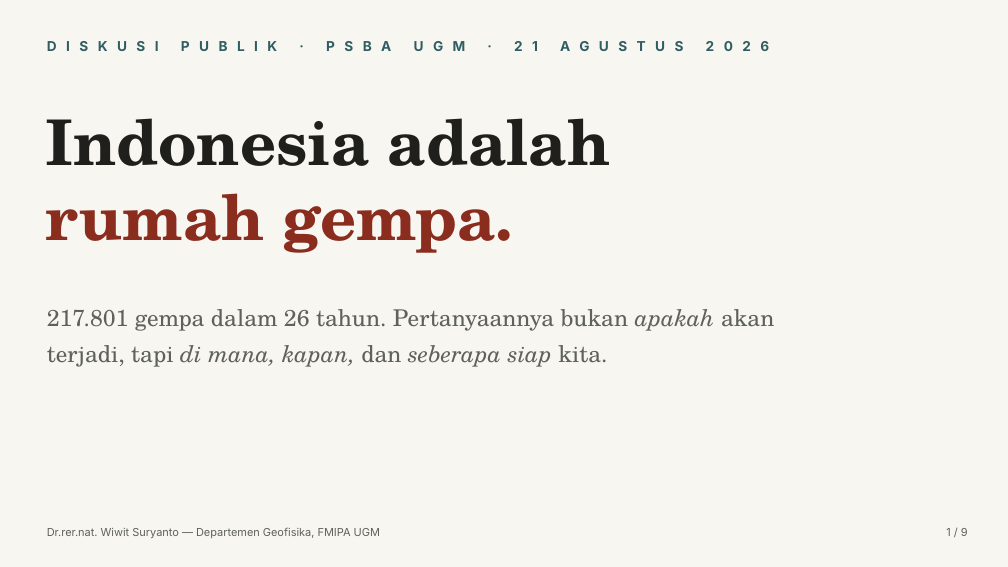
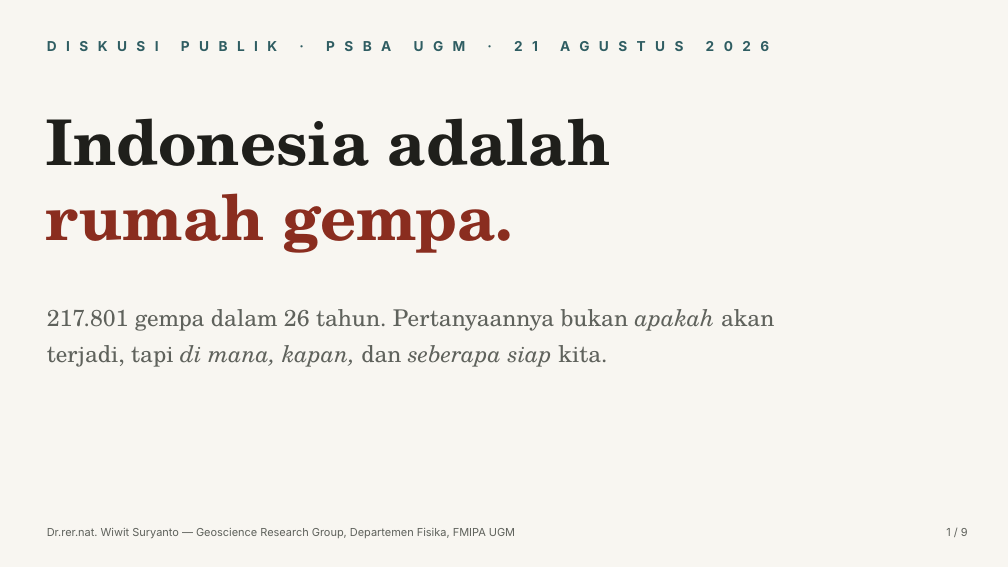
Before and after one commit to maswiet/maswiet.github.io, a slide deck: slide 1 of .design/design-system/elegant-minimalist/outputs/talk-flores-2026/Diskusi_Publik_Gempa_Flores_2026_Wiwit_Suryanto.pptx. Drawn at 1008x567 pixels with LibreOffice and Linux fonts; fonts in the diff are those of the drawing. Boxes give left, top, right and bottom in pixels: in the first picture for what was removed or moved away, otherwise in the second. Text is boxed around its words. In the diff, an @@ line names an element or a change of style, - is before the commit and + after.

```diff
--- a/.design/design-system/elegant-minimalist/outputs/talk-flores-2026/Diskusi_Publik_Gempa_Flores_2026_Wiwit_Suryanto.pptx
+++ b/.design/design-system/elegant-minimalist/outputs/talk-flores-2026/Diskusi_Publik_Gempa_Flores_2026_Wiwit_Suryanto.pptx
@@ text at (47,528,515,538): text changed @@
-Dr.rer.nat. Wiwit Suryanto — Departemen Geofisika, FMIPA UGM
+Dr.rer.nat. Wiwit Suryanto — Geoscience Research Group, Departemen Fisika, FMIPA UGM
```
Also in this commit, not shown: 1 other slide changed, 7 other files.
